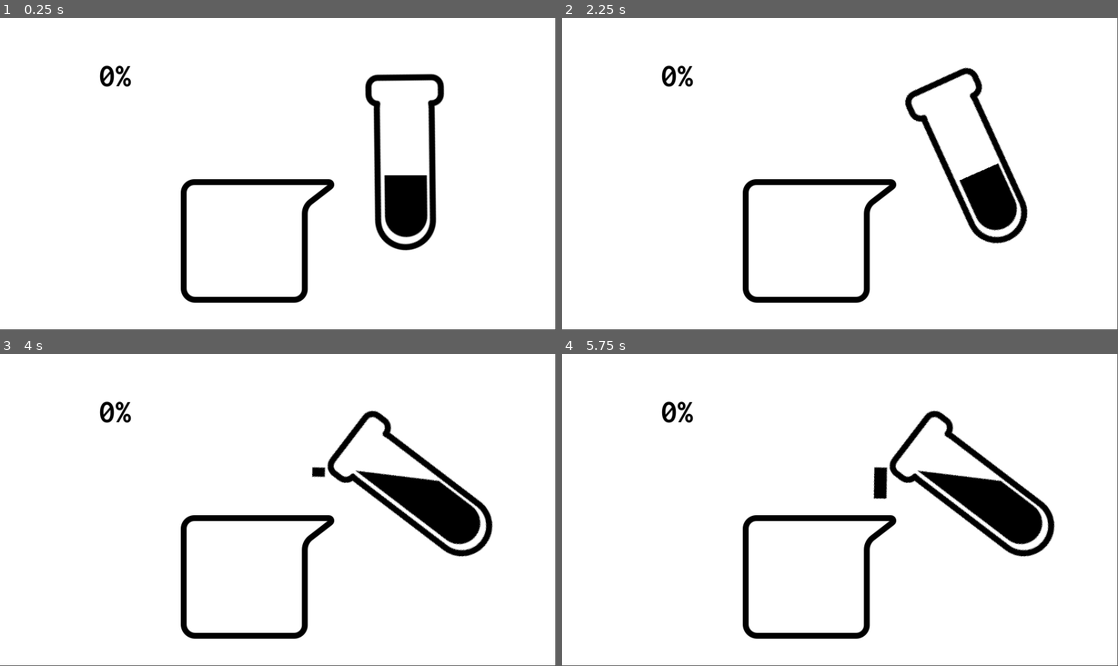
Above: before the commit, frames 1-4 (two rows, left to right).
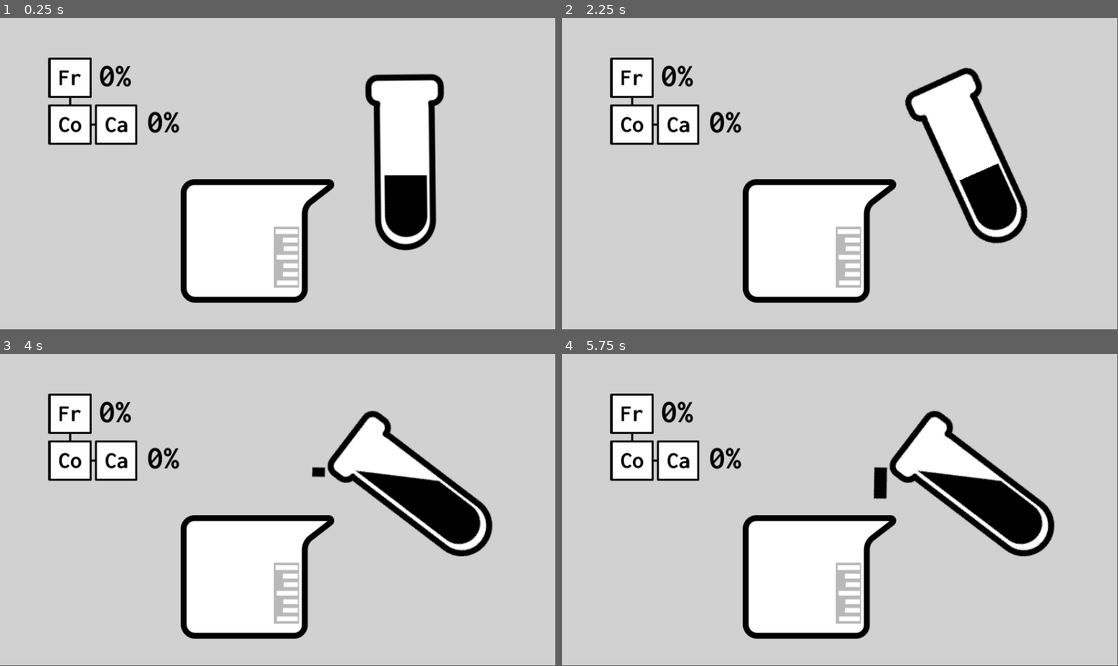
Above: after the commit, the same moments.

Repository: nmartino/FrNeTh-GGJ
Game: Godot game, scene res://scenes/main.tscn
The game is run twice, just before and just after one commit, with the same random seed, the same clock (stepped at 60 frames per second) and the same inputs.
Inputs (mouse positions are in pixels of both pictures, inside the frame that each line leads up to):
- Up to frame 1 (0.25 s): no input
- Up to frame 2 (2.25 s): tap Enter at 0.5 s; move the mouse to (962, 158) at 0.52 s; hold Up (ui_up) 0.53-1.25 s; hold A (fill) 0.53-1.25 s; click (962, 158) at 0.67 s; drag from (728, 189) to (812, 236) at 1.27 s; tap Space at 2 s; move the mouse to (895, 105) at 2.02 s; hold Up (ui_up) from 2.03 s (still down); hold A (fill) from 2.03 s (still down); tap O at 2.1 s
- Up to frame 3 (4 s): release Up (ui_up) at 2.75 s; release A (fill) at 2.75 s; drag from (250, 572) to (111, 463) at 2.77 s; tap Enter at 3.5 s; move the mouse to (444, 556) at 3.52 s; hold Down (ui_down) from 3.53 s (still down); hold A (fill) from 3.53 s (still down); tap Shift at 3.6 s
- Up to frame 4 (5.75 s): release Down (ui_down) at 4.25 s; release A (fill) at 4.25 s; drag from (673, 463) to (756, 432) at 4.27 s; tap Space at 5 s; move the mouse to (867, 510) at 5.02 s; hold Down (ui_down) from 5.03 s (still down); hold A (fill) from 5.03 s (still down); click (867, 510) at 5.17 s

The runs differ from the first frame. In frame 1, 83% of the frame differs, in the area x 0-100%, y 0-100%; in frame 2, 83%; in frame 3, 82%; in frame 4, 82%.

Commit message:
4to commit

Diff:
--- a/project.godot
+++ b/project.godot
@@ -10,7 +10,7 @@
 
 [application]
 
-config/name="AcidGGJ"
+config/name="FrNeTh"
 run/main_scene="res://scenes/main.tscn"
 config/features=PackedStringArray("4.3", "Forward Plus")
 boot_splash/bg_color=Color(1, 1, 1, 1)
--- a/scenes/main.gd
+++ b/scenes/main.gd
@@ -1,27 +1,43 @@
 extends Node2D
-@onready var vaso: TextureProgressBar = %Vaso
+@onready var vaso: TextureProgressBar = %RellenoCoca
 @onready var animation_player: AnimationPlayer = %AnimationPlayer
 @onready var perdiste: Label = %Perdiste
-@onready var cantidad: Label = %Cantidad
+@onready var cantidad_fernet: Label = %CantidadFrNeTh
+@onready var cantidad_coca: Label = %CantidadCoCa
 @onready var restart: Button = $Restart
 @onready var explicacion: Label = $Explicacion
+@onready var check_fr_ne_th: Sprite2D = $FrNeTh/CheckFrNeTh
+@onready var check_co_ca: Sprite2D = $FrNeTh/CheckCoCa
+@onready var relleno_fernet: TextureProgressBar = $RellenoFernet
 
 const max_coca:float = 70
 const max_ferne:float = 30
 
 
 var _progress :float = 0.
+var _progress_fernet :float = 70.
 var animacion_finalizada :bool = false
+#true es coca false es ferne
+var bebida : bool = true
 
 func _ready() -> void:
 	animation_player.animation_finished.connect(animacion)
+	cantidad_fernet.text = str(0)+"%"
+	cantidad_coca.text = str(0)+"%"
+	relleno_fernet.value = 70.
 
 func _process(delta: float) -> void:
-	if Input.is_action_pressed("fill") and animacion_finalizada:
+	if Input.is_action_pressed("fill") and animacion_finalizada and bebida:
 		_progress += randf_range(0.1,0.5)
-		print(vaso.value)
-	vaso.value = _progress
-	cantidad.text = str(vaso.value)+"%"
+		print(_progress)
+		vaso.value = _progress
+	elif Input.is_action_pressed("fill") and animacion_finalizada and not bebida:
+		_progress_fernet += randf_range(0.1,0.5)
+		print(_progress_fernet)
+		relleno_fernet.value = _progress_fernet
+
+	cantidad_coca.text = str(vaso.value)+"%"
+	cantidad_fernet.text = str(relleno_fernet.value-70.)+"%"
 
 func _input(event: InputEvent) -> void:
 	if event.is_action_pressed("fill"):
@@ -36,8 +52,17 @@
 			perdiste.show()
 			restart.show()
 		if vaso.value == max_coca:
-			perdiste.text = "GANASTE"
+			#perdiste.text = "GANASTE"
+			#perdiste.show()
+			check_co_ca.show()
+			bebida = false
+			relleno_fernet.show()
+		if relleno_fernet.value > 100:
+			perdiste.text = "PERDISTE"
 			perdiste.show()
+			restart.show()
+		if relleno_fernet.value == 100:
+			check_fr_ne_th.show()
 			restart.show()
 
 func animacion(animacion: String) -> void:
--- a/scenes/main.tscn
+++ b/scenes/main.tscn
@@ -1,8 +1,9 @@
-[gd_scene load_steps=27 format=3 uid="uid://ctd00s6lqnqn2"]
+[gd_scene load_steps=31 format=3 uid="uid://ctd00s6lqnqn2"]
 
 [ext_resource type="Script" path="res://scenes/main.gd" id="1_lbwuo"]
 [ext_resource type="Texture2D" uid="uid://deo000n8ghfpt" path="res://sprites/vaso/relleno_anim/90.png" id="2_jrakm"]
 [ext_resource type="Texture2D" uid="uid://cc5qhxoogw5w1" path="res://sprites/vaso/relleno_anim/91.png" id="3_1mrbc"]
+[ext_resource type="Texture2D" uid="uid://c2uosd5cqdp3b" path="res://sprites/vaso/relleno.png" id="3_fbhlr"]
 [ext_resource type="Texture2D" uid="uid://6tb38hlro6rc" path="res://sprites/vaso/relleno_anim/107.png" id="4_cjxib"]
 [ext_resource type="Texture2D" uid="uid://bkne0gryabtl3" path="res://sprites/tubo1/sin_inclinar/01.png" id="4_hjyew"]
 [ext_resource type="Texture2D" uid="uid://3j2lnx6qpehl" path="res://sprites/tubo1/inclinado/02.png" id="5_6cc5p"]
@@ -21,11 +22,14 @@
 [ext_resource type="Texture2D" uid="uid://3owy22t6o2ft" path="res://sprites/vaso/relleno_anim/105.png" id="13_nmobb"]
 [ext_resource type="Texture2D" uid="uid://dfbr4dbogp5ck" path="res://sprites/vaso/relleno_anim/106.png" id="14_klf2q"]
 [ext_resource type="Texture2D" uid="uid://btsfu1uxvmg14" path="res://sprites/vaso/vaso_sin_relleno.png" id="15_ko2ko"]
+[ext_resource type="Texture2D" uid="uid://ddlx1um8tj0mv" path="res://sprites/vaso/detalle_medida.png" id="16_yfr8w"]
 [ext_resource type="FontFile" uid="uid://c2abqlpcn1v0m" path="res://sprites/fuente_inconsolata/static/Inconsolata-Bold.ttf" id="22_728bm"]
+[ext_resource type="Texture2D" uid="uid://b3ekp4wsy6khh" path="res://sprites/ui/puntos.png" id="23_cohar"]
+[ext_resource type="Texture2D" uid="uid://bje1xm21wmo4" path="res://sprites/ui/check.png" id="24_45myp"]
 
 [sub_resource type="AnimatedTexture" id="AnimatedTexture_tx5qm"]
 frames = 13
-speed_scale = 10.0
+speed_scale = 15.0
 frame_0/texture = ExtResource("2_jrakm")
 frame_1/texture = ExtResource("3_1mrbc")
 frame_1/duration = 1.0
@@ -117,7 +121,7 @@
 position = Vector2(81, 8)
 script = ExtResource("1_lbwuo")
 
-[node name="ColorRect" type="ColorRect" parent="."]
+[node name="Background" type="ColorRect" parent="."]
 anchors_preset = 15
 anchor_right = 1.0
 anchor_bottom = 1.0
@@ -128,13 +132,24 @@
 grow_horizontal = 2
 grow_vertical = 2
 size_flags_vertical = 4
+color = Color(0.817521, 0.817521, 0.817521, 1)
 metadata/_edit_lock_ = true
 
 [node name="SpriteVaso" type="Sprite2D" parent="."]
 position = Vector2(315, 335)
 texture = ExtResource("15_ko2ko")
 
-[node name="Vaso" type="TextureProgressBar" parent="."]
+[node name="RellenoFernet" type="TextureProgressBar" parent="."]
+visible = false
+offset_left = 213.0
+offset_top = 260.0
+offset_right = 449.0
+offset_bottom = 450.0
+allow_greater = true
+fill_mode = 3
+texture_progress = ExtResource("3_fbhlr")
+
+[node name="RellenoCoca" type="TextureProgressBar" parent="."]
 unique_name_in_owner = true
 anchors_preset = 8
 anchor_left = 0.5
@@ -147,10 +162,21 @@
 offset_bottom = 530.0
 grow_horizontal = 2
 grow_vertical = 2
-value = 50.0
 fill_mode = 3
 texture_progress = SubResource("AnimatedTexture_tx5qm")
 texture_progress_offset = Vector2(0, -5)
+metadata/_edit_lock_ = true
+
+[node name="ColorRect" type="ColorRect" parent="."]
+offset_left = 340.0
+offset_top = 313.0
+offset_right = 379.0
+offset_bottom = 407.0
+color = Color(0, 0, 0, 0.27451)
+
+[node name="RayasVaso" type="Sprite2D" parent="."]
+position = Vector2(360, 360)
+texture = ExtResource("16_yfr8w")
 
 [node name="Tubo" type="Sprite2D" parent="."]
 position = Vector2(538, 191)
@@ -182,7 +208,7 @@
 theme_override_font_sizes/font_size = 48
 text = "Perdiste"
 
-[node name="Cantidad" type="Label" parent="."]
+[node name="CantidadFrNeTh" type="Label" parent="."]
 unique_name_in_owner = true
 offset_left = 71.0
 offset_top = 54.0
@@ -191,7 +217,18 @@
 theme_override_colors/font_color = Color(0, 0, 0, 1)
 theme_override_fonts/font = ExtResource("22_728bm")
 theme_override_font_sizes/font_size = 50
-text = "50"
+text = "50%"
+
+[node name="CantidadCoCa" type="Label" parent="."]
+unique_name_in_owner = true
+offset_left = 145.0
+offset_top = 125.0
+offset_right = 202.0
+offset_bottom = 194.0
+theme_override_colors/font_color = Color(0, 0, 0, 1)
+theme_override_fonts/font = ExtResource("22_728bm")
+theme_override_font_sizes/font_size = 50
+text = "50%"
 
 [node name="Restart" type="Button" parent="."]
 visible = false
@@ -203,6 +240,7 @@
 text = "restart"
 
 [node name="Explicacion" type="Label" parent="."]
+visible = false
 offset_left = 164.0
 offset_top = 21.0
 offset_right = 505.0
@@ -210,4 +248,39 @@
 text = "CLICK IZQUIERDO PARA LLENAR CON Fr Ne Th
 CLICK DERECHO PARA LLENAR CON Co Ca"
 
+[node name="FrBack" type="ColorRect" parent="."]
+offset_left = -6.0
+offset_top = 53.0
+offset_right = 59.0
+offset_bottom = 112.0
+metadata/_edit_lock_ = true
+
+[node name="FrBack2" type="ColorRect" parent="."]
+offset_left = -5.0
+offset_top = 127.0
+offset_right = 60.0
+offset_bottom = 186.0
+metadata/_edit_lock_ = true
+
+[node name="FrBack3" type="ColorRect" parent="."]
+offset_left = 65.0
+offset_top = 125.0
+offset_right = 130.0
+offset_bottom = 184.0
+metadata/_edit_lock_ = true
+
+[node name="FrNeTh" type="Sprite2D" parent="."]
+position = Vector2(62, 120)
+texture = ExtResource("23_cohar")
+
+[node name="CheckFrNeTh" type="Sprite2D" parent="FrNeTh"]
+visible = false
+position = Vector2(119, -43)
+texture = ExtResource("24_45myp")
+
+[node name="CheckCoCa" type="Sprite2D" parent="FrNeTh"]
+visible = false
+position = Vector2(189, 31)
+texture = ExtResource("24_45myp")
+
 [connection signal="pressed" from="Restart" to="." method="_on_restart_pressed"]
Binary file added: sprites/ui/check.png
Not shown, added: sprites/ui/check.png.import
Binary file added: sprites/ui/puntos.png
Not shown, added: sprites/ui/puntos.png.import
